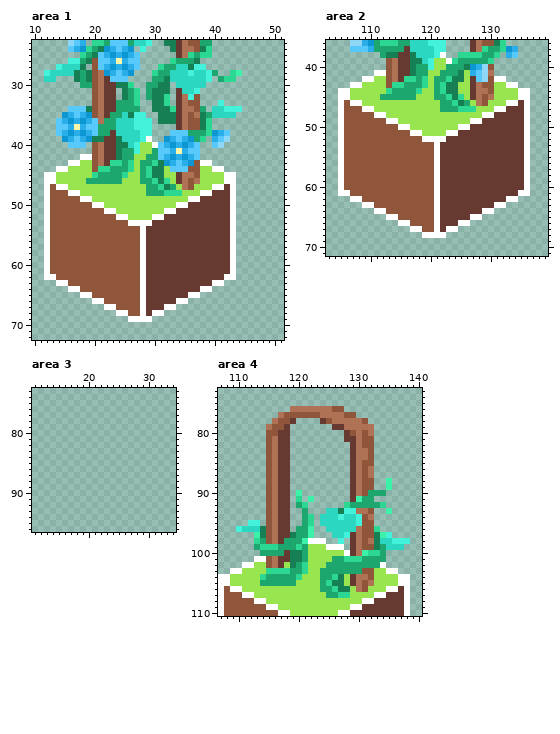
Pixel-art file -- morningglories_growthsprites.aseprite. This is how it looked before the edit.
192x192 pixels, 1 frame. Shown: area 1: x 10..51, y 23..72; area 2: x 103..139, y 36..71; area 3: x 11..34, y 73..96; area 4: x 107..140, y 73..110. The old version is drawn lined up with the new one. The commit also changed other parts of the picture, which this record leaves out.
And afterwards:
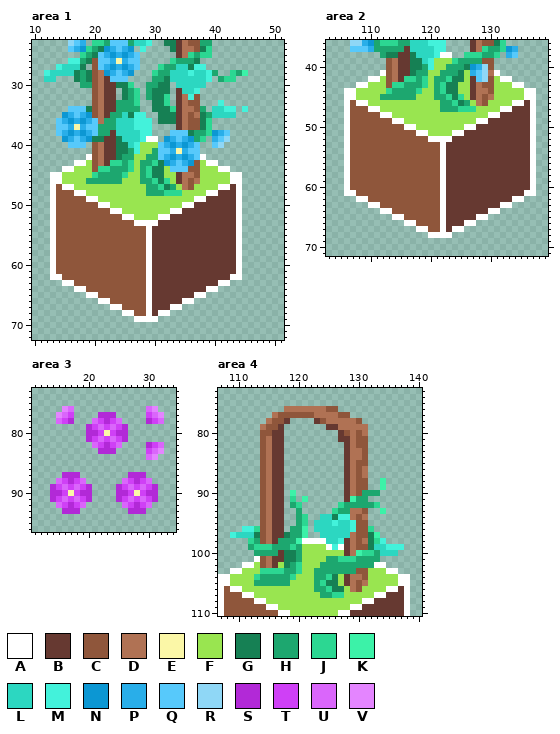
Palette (. is transparent): A #ffffff  B #663931  C #8f563b  D #b07254  E #fbf7a7  F #99e550  G #168054  H #1da76f  J #2cd792  K #3cf2a8  L #2cd7c1  M #43f2db  N #0c97d3  P #29aee9  Q #57c9fb  R #8fd7f6  S #b229d7  T #cf40f6  U #da66fb  V #e485ff
The exact change:
drawings rearranged on the sheet (the old picture shows each at its new place)
Changed rows in their new state; - is an unchanged pixel.
Area 1:
first column x 44:
28 HK
first column x 44:
34 .M
first column x 12:
38 ------------------------G--------
39 ------------------A--------------
40 ------------------F--------------
41 -------------G-------------------
42 ------.-------------------A------
43 ----.-A-------------------F-A----
44 --.-A-----------------------F-A--
45 .-A---------------------------F-A
46 .-A---------------------------F-A
47 .AC-A-----------------------F-ABA
48 .A--C-A-------------------F-A--BA
49 .A----C-A---------------F-A----BA
50 .A------C-A-----------F-A------BA
51 .A--------C-A-------F-A--------BA
52 .A----------C-A---F-A----------BA
53 .A------------C---A------------BA
54 .A--------------CA-------------BA
55 .A--------------CA-------------BA
56 .A--------------CA-------------BA
57 .A--------------CA-------------BA
58 .A--------------CA-------------BA
59 .A--------------CA-------------BA
60 .A--------------CA-------------BA
61 .A--------------CA-------------BA
62 .-A-------------CA------------B-A
63 --.-A-----------CA----------B-A--
64 ----.-A---------CA--------B-A----
65 ------.-A-------CA------B-A------
66 --------.-A-----CA----B-A--------
67 ----------.-A---CA--B-A----------
68 ------------.-A-CAB-A------------
69 --------------.---A--------------
Area 2:
first column x 105:
38 ------------------A-.------------
39 ------------------F-----CC-------
40 -------------G-------------------
41 ------.-------------------A------
42 ----.-A-------------------F-A----
43 --.-A-----------------------F-A--
44 .-A---------------------------F-A
45 .-A---------------------------F-A
46 .AC-A-----------------------F-ABA
47 .A--C-A-------------------F-A--BA
48 .A----C-A---------------F-A----BA
49 .A------C-A-----------F-A------BA
50 .A--------C-A-------F-A--------BA
51 .A----------C-A---F-A----------BA
52 .A------------C---A------------BA
53 .A--------------CA-------------BA
54 .A--------------CA-------------BA
55 .A--------------CA-------------BA
56 .A--------------CA-------------BA
57 .A--------------CA-------------BA
58 .A--------------CA-------------BA
59 .A--------------CA-------------BA
60 .A--------------CA-------------BA
61 .-A-------------CA------------B-A
62 --.-A-----------CA----------B-A--
63 ----.-A---------CA--------B-A----
64 ------.-A-------CA------B-A------
65 --------.-A-----CA----B-A--------
66 ----------.-A---CA--B-A----------
67 ------------.-A-CAB-A------------
68 --------------.---A--------------
Area 3:
first column x 14:
76 --VU------------UV-
77 -VUT----SSS-----TUV
78 -UTS---UTSTU----STU
79 ------STUTUTS------
80 ------SSTETSS------
81 ------STUTUTS------
82 -------UTSTU----STU
83 --------SSS-----TUV
84 ----------------UV-
87 --SSS--------SSS---
88 -UTSTU------UTSTU--
89 STUTUTS----STUTUTS-
90 SSTETSS----SSTETSS-
91 STUTUTS----STUTUTS-
92 -UTSTU------UTSTU--
93 --SSS--------SSS---
Area 4:
first column x 109:
 76 ---------D------C-.-----------
 77 -------DC-----D---C-.---------
 78 ------DC-B.---BCD----C.-------
 79 -----DC-B.------B-D----.------
 80 -----C-B-.--------BCDCD.------
 81 -----CDB-.--------B-DC-.------
 82 -----CDB-.---------BDC-.------
 83 -----CDB-.---------BD-C.------
 84 -----CDB-.---------BD-C.------
 85 -----CDB-.---------BDC-.------
 86 -----CDB-.---------BDCD.------
 87 -----CDB-.---------BDCD.------
 88 -----CDB-.---------BDC-.-K.---
 89 -----CDB-.---------BDC-.-K.---
 90 -----CDB-.K.-------BDCH--.----
 91 -----CDB-.J.K.-----BKH-.------
 92 -----CDB-.HJ.-----JH----J.----
 93 -----CDB-.-H.---.JHHD-C.-K.---
 94 -----CDB-.-HJ.---G-MDCD.------
 95 ---..CDB-.-HJ.L--M--MC-.------
 96 -.MMJCDB-.H-K.LL----MC-J.-----
 97 MLLLGCDB-GH-K.-LL--LDC-GK..---
 98 ---JHCDBH--KA---LL-BDCDGJM....
 99 ---HJ--H--JHF----M-BDC-GLLMMM-
100 ----H---BG-HF------BDKJ-HLLL--
101 -----CDB-G-HF---H-J--H---.----
102 -----CDBFGHJF--H--------A-----
103 -----J---H-JF-H------C-F------
104 ----JH----JF--H-JGFBD-CF------
105 ----H-----F---HJG-FBDCDF------
106 --------------H-JG-FDCF-------
107 ---------------H-J-F----------
Pixel boxes of the changes (left, top, right, bottom) in both pictures:
changed: (236, 70, 248, 76)
changed: (236, 106, 248, 112)
changed: (44, 130, 242, 322)
changed: (338, 52, 536, 238)
added: (50, 406, 164, 514)
changed: (230, 406, 410, 598)
